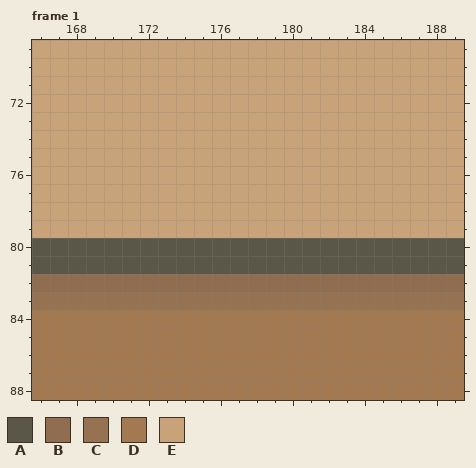
Two states of a pixel-art file, ase_files/inside_office_tall_background.ase. Above, as it was before the edit.
256x118 pixels, 5 frames. Colours within 5 levels of each other are drawn and written as one. Shown: frame 1: x 166..189, y 69..88. The commit also changed other frames or places, which this record leaves out.
Visible layers, top first: "pc2", "pc1", "chairfront", "FURNITURE", "guy", "chair", "blinds", "windows", "outeredgees", "background".
Palette (. is transparent): A #5a5749  B #8f6d4f  C #957251  D #a37952  E #c8a37a
Pixels before, frame 1, first column x 166:
69 EEEEEEEEEEEEEEEEEEEEEEEE
70 EEEEEEEEEEEEEEEEEEEEEEEE
71 EEEEEEEEEEEEEEEEEEEEEEEE
72 EEEEEEEEEEEEEEEEEEEEEEEE
73 EEEEEEEEEEEEEEEEEEEEEEEE
74 EEEEEEEEEEEEEEEEEEEEEEEE
75 EEEEEEEEEEEEEEEEEEEEEEEE
76 EEEEEEEEEEEEEEEEEEEEEEEE
77 EEEEEEEEEEEEEEEEEEEEEEEE
78 EEEEEEEEEEEEEEEEEEEEEEEE
79 EEEEEEEEEEEEEEEEEEEEEEEE
80 AAAAAAAAAAAAAAAAAAAAAAAA
81 AAAAAAAAAAAAAAAAAAAAAAAA
82 BBBBBBBBBBBBBBBBBBBBBBBB
83 CCCCCCCCCCCCCCCCCCCCCCCC
84 DDDDDDDDDDDDDDDDDDDDDDDD
85 DDDDDDDDDDDDDDDDDDDDDDDD
86 DDDDDDDDDDDDDDDDDDDDDDDD
87 DDDDDDDDDDDDDDDDDDDDDDDD
88 DDDDDDDDDDDDDDDDDDDDDDDD
The same view after the edit:
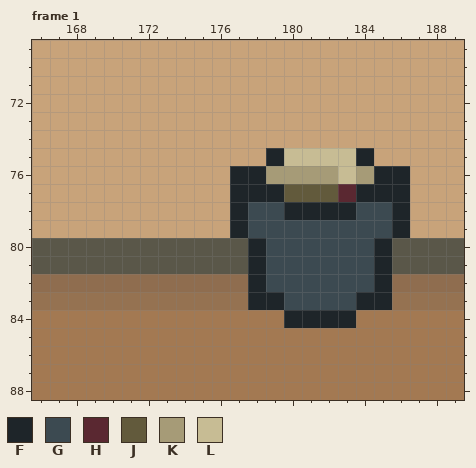
Colours new in this view: F #1e2529  G #3c4a51  H #5a2831  J #625a3c  K #a69b77  L #c7bc94
Difference:
{"where": "frame 1, layer \"FURNITURE\""}
{"frame":1,"y":75,"x":179,"old":"EEEEEE","new":"FLLLLF"}
{"frame":1,"y":76,"x":177,"old":"EEEEEEEEEE","new":"FFKKKKLKFF"}
{"frame":1,"y":77,"x":177,"old":"EEEEEEEEEE","new":"FFFJJJHFFF"}
{"frame":1,"y":78,"x":177,"old":"EEEEEEEEEE","new":"FGGFFFFGGF"}
{"frame":1,"y":79,"x":177,"old":"EEEEEEEEEE","new":"FGGGGGGGGF"}
{"frame":1,"y":80,"x":178,"old":"AAAAAAAA","new":"FGGGGGGF"}
{"frame":1,"y":81,"x":178,"old":"AAAAAAAA","new":"FGGGGGGF"}
{"frame":1,"y":82,"x":178,"old":"BBBBBBBB","new":"FGGGGGGF"}
{"frame":1,"y":83,"x":178,"old":"CCCCCCCC","new":"FFGGGGFF"}
{"frame":1,"y":84,"x":180,"old":"DDDD","new":"FFFF"}
{"label":"changed","picture_box":[230,148,410,328]}
